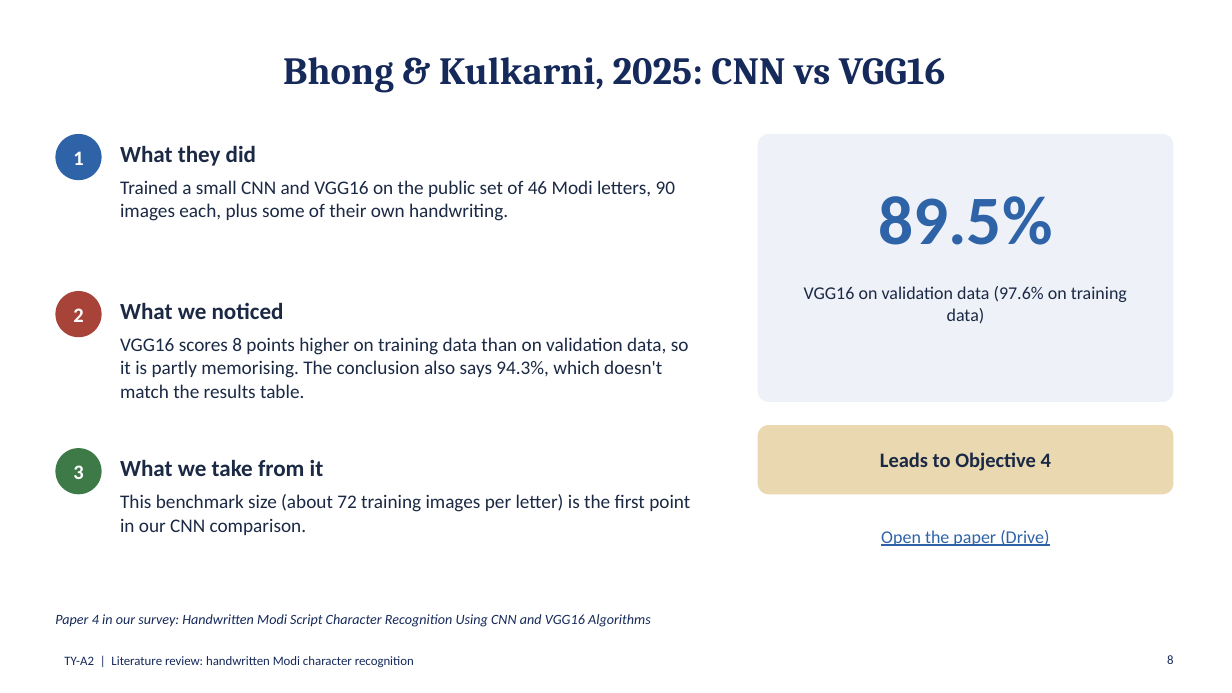
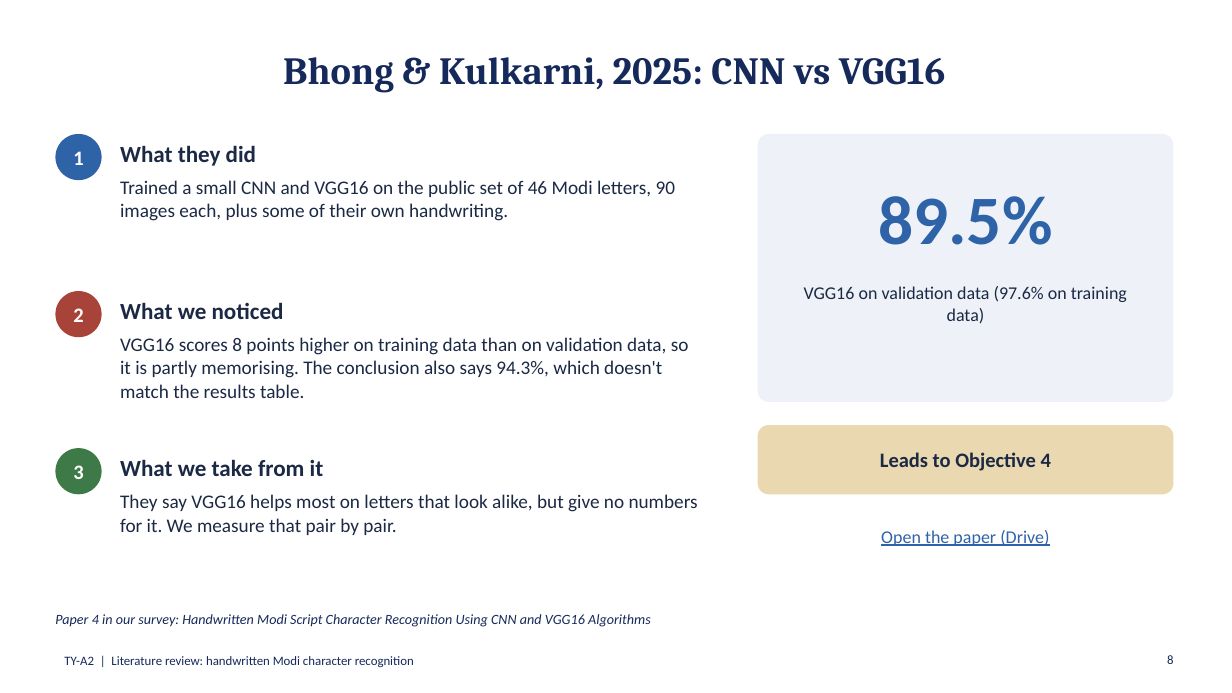
Before and after one commit to ananyac9820/modi-lipi-xai, a slide deck: slide 8 of docs/01_literature_survey/Literature_Review_Presentation.pptx. Drawn at 1232x693 pixels with LibreOffice and Linux fonts; fonts in the diff are those of the drawing. Boxes give left, top, right and bottom in pixels: in the first picture for what was removed or moved away, otherwise in the second. Text is boxed around its words. In the diff, an @@ line names an element or a change of style, - is before the commit and + after.

```diff
--- a/docs/01_literature_survey/Literature_Review_Presentation.pptx
+++ b/docs/01_literature_survey/Literature_Review_Presentation.pptx
@@ text at [120, 494, 698, 535]: text changed @@
-This benchmark size (about 72 training images per letter) is the first point in our CNN comparison.
+They say VGG16 helps most on letters that look alike, but give no numbers for it. We measure that pair by pair.
```
Also in this commit, not shown: 12 other slides changed, 1 slide removed, 10 other files.
